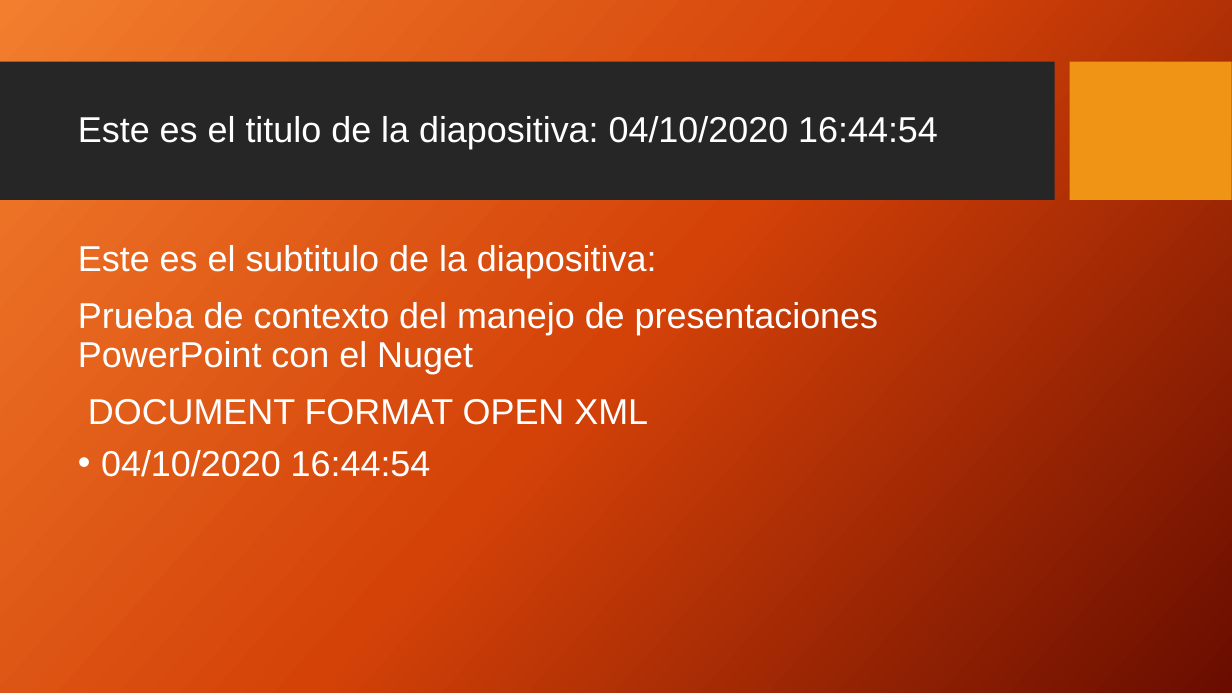
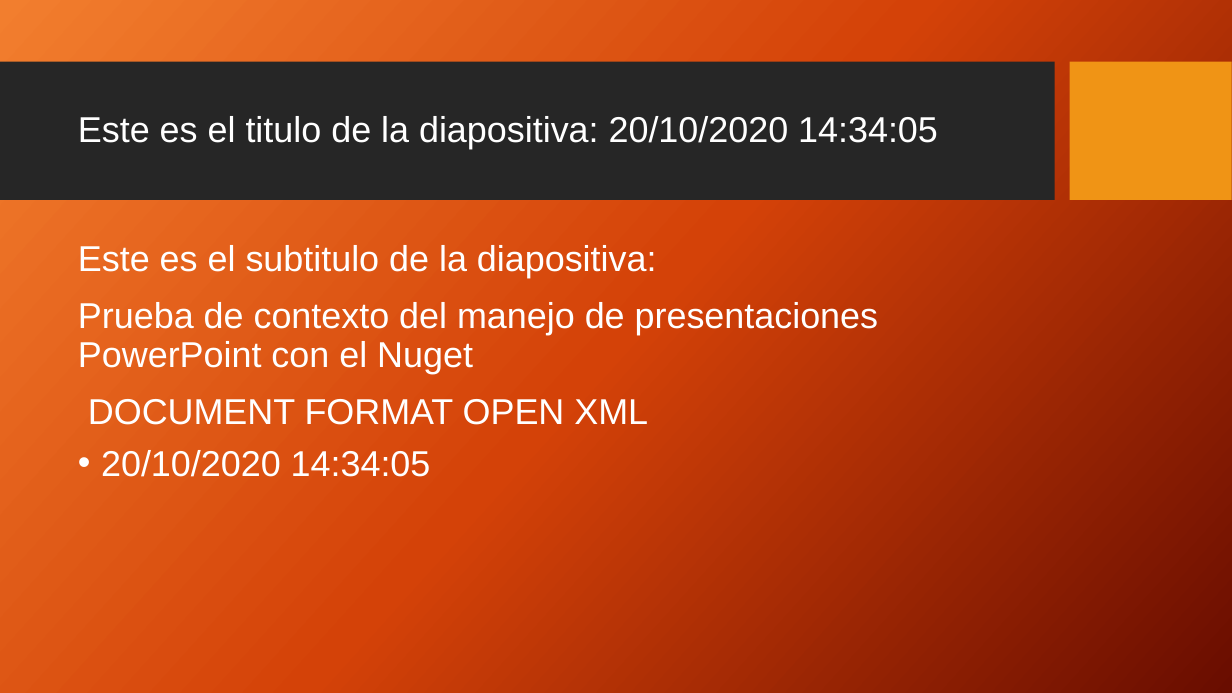
Before and after one commit to efrainmejiasc/OpenXmlDocumentFormatPPT, a slide deck: slide 1 of OpenXmlDocumentFormatPPT/OpenXmlDocumentFormatPPT/TemplatePPT/Plantilla1.pptx. Drawn at 1232x693 pixels with LibreOffice and Linux fonts; fonts in the diff are those of the drawing; background and template pictures are left out. Boxes give left, top, right and bottom in pixels: in the first picture for what was removed or moved away, otherwise in the second. Text is boxed around its words. In the diff, an @@ line names an element or a change of style, - is before the commit and + after.

```diff
--- a/OpenXmlDocumentFormatPPT/OpenXmlDocumentFormatPPT/TemplatePPT/Plantilla1.pptx
+++ b/OpenXmlDocumentFormatPPT/OpenXmlDocumentFormatPPT/TemplatePPT/Plantilla1.pptx
@@ title at <box>78,116,938,149</box>: text changed @@
-Este es el titulo de la diapositiva: 04/10/2020 16:44:54
+Este es el titulo de la diapositiva: 20/10/2020 14:34:05
@@ text at <box>78,245,878,477</box>: text changed @@
-• Este es el subtitulo de la diapositiva:
-  Prueba de contexto del manejo de presentaciones PowerPoint con el Nuget
-  DOCUMENT FORMAT OPEN XML
-  04/10/2020 16:44:54
+• Este es el subtitulo de la diapositiva:
+  Prueba de contexto del manejo de presentaciones PowerPoint con el Nuget
+  DOCUMENT FORMAT OPEN XML
+  20/10/2020 14:34:05
```
Also in this commit, not shown: 7 other files.
